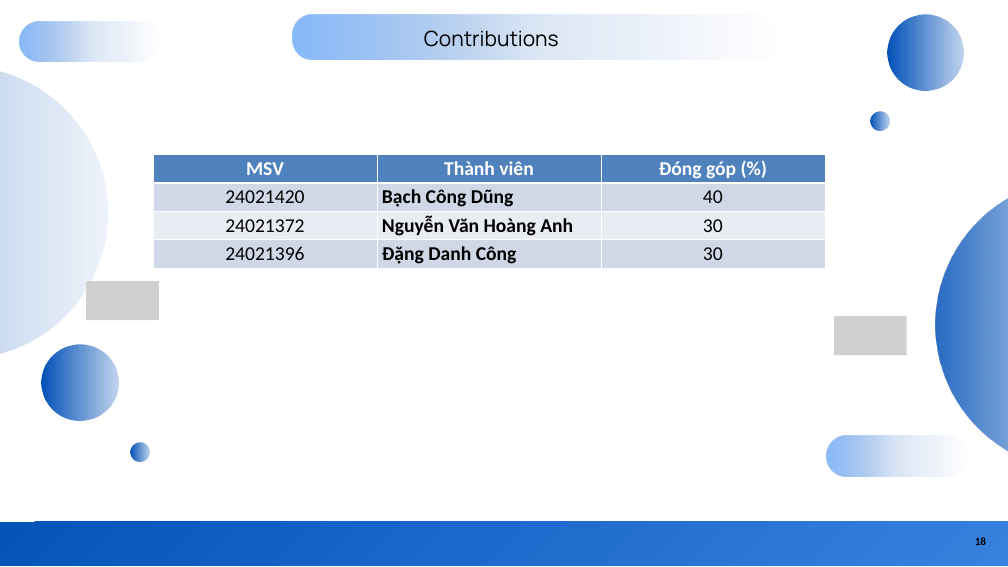
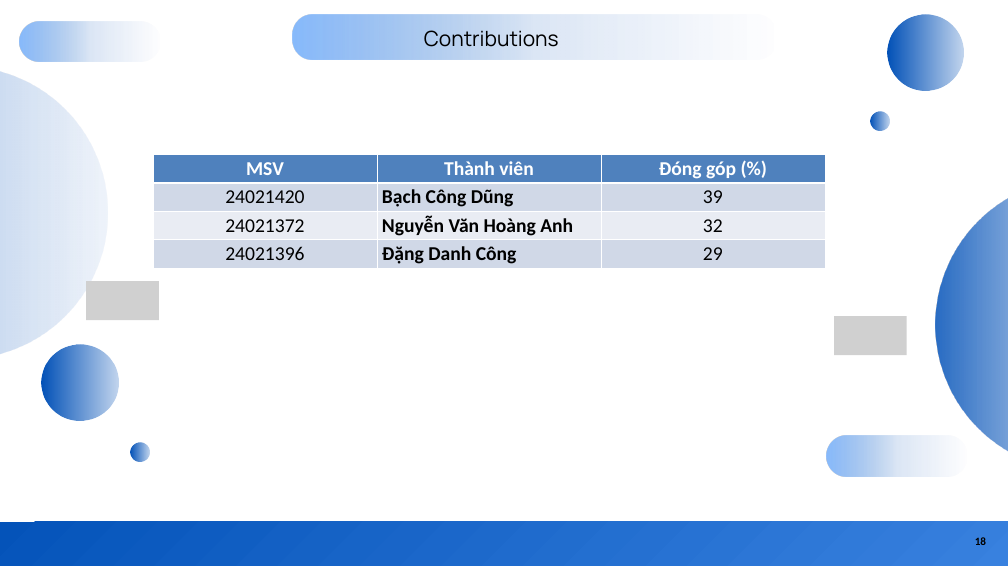
Before and after one commit to BACHCONGDUNG/obesity_analysis, a slide deck: slide 18 of obesity_lifestyle_analysis.pptx. Drawn at 1008x567 pixels with LibreOffice and Linux fonts; fonts in the diff are those of the drawing; grey boxes stand for pictures. Boxes give left, top, right and bottom in pixels: in the first picture for what was removed or moved away, otherwise in the second. Text is boxed around its words. In the diff, an @@ line names an element or a change of style, - is before the commit and + after.

```diff
--- a/obesity_lifestyle_analysis.pptx
+++ b/obesity_lifestyle_analysis.pptx
@@ table at (x1=153, y1=154, x2=824, y2=269) @@
-row 2, column 3: 40
+row 2, column 3: 39
-row 3, column 3: 30
+row 3, column 3: 32
-row 4, column 3: 30
+row 4, column 3: 29
```
Also in this commit, not shown: 2 other files.
